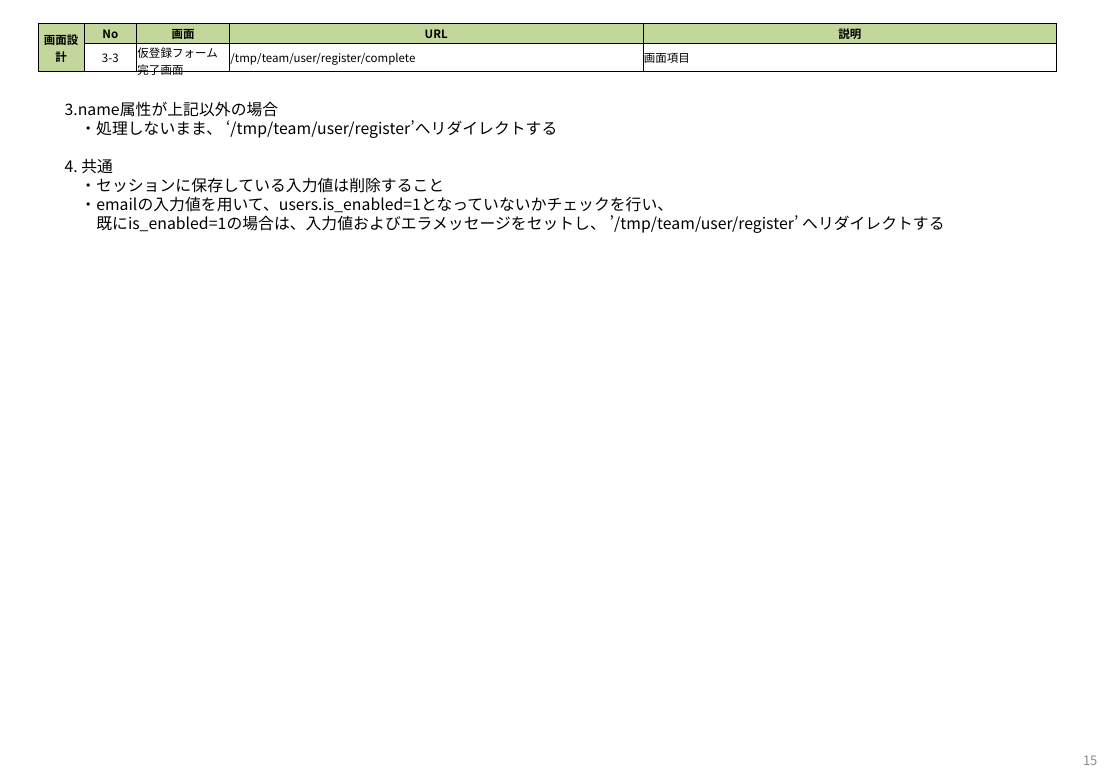
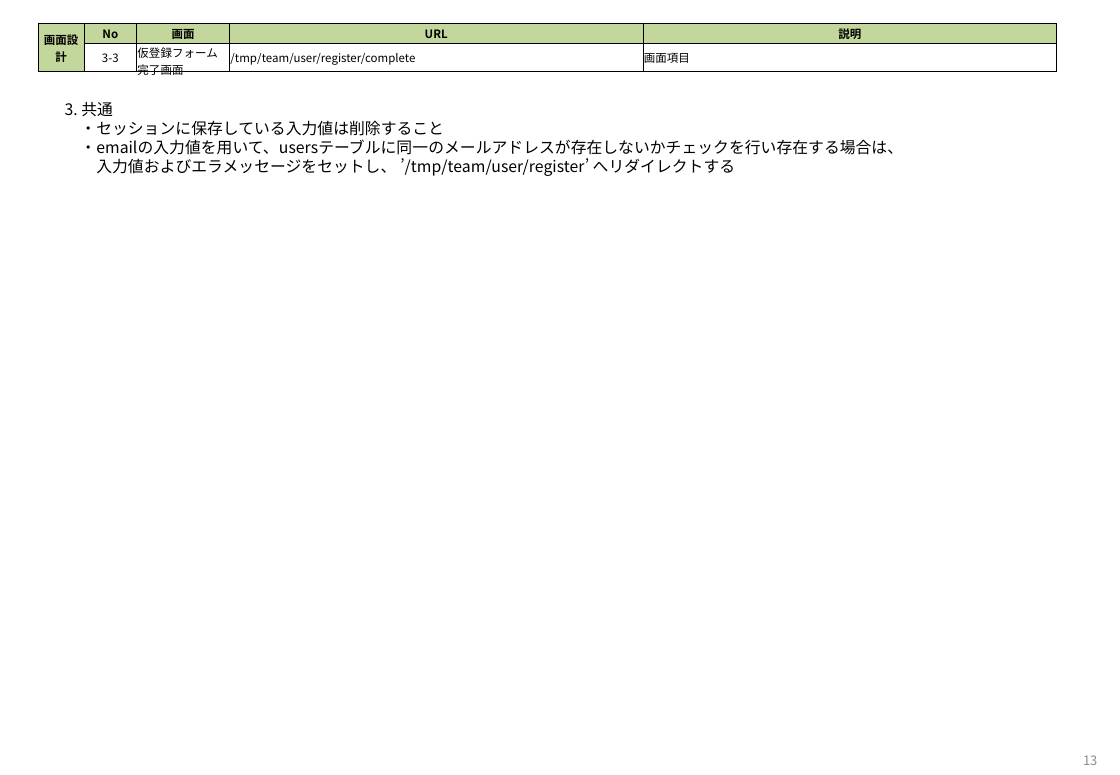
Before and after one commit to tooiea/OnLineDatingWithSportsApp, a slide deck: slide 13 of documents/OLDs_temp_team_user_register_document_spec.pptx (slide 15 before the commit). Drawn at 1120x775 pixels with LibreOffice and Linux fonts; fonts in the diff are those of the drawing. Boxes give left, top, right and bottom in pixels: in the first picture for what was removed or moved away, otherwise in the second. Text is boxed around its words. In the diff, an @@ line names an element or a change of style, - is before the commit and + after.

```diff
--- a/documents/OLDs_temp_team_user_register_document_spec.pptx
+++ b/documents/OLDs_temp_team_user_register_document_spec.pptx
@@ text at (65,102,113,116): text changed @@
-3.name属性が上記以外の場合
-・処理しないまま、 ‘/tmp/team/user/register’へリダイレクトする
-4. 共通
+3. 共通
@@ text at (80,139,903,176): text changed @@
-・emailの入力値を用いて、users.is_enabled=1となっていないかチェックを行い、
-既にis_enabled=1の場合は、入力値およびエラメッセージをセットし、 ’/tmp/team/user/register’ へリダイレクトする
+・emailの入力値を用いて、usersテーブルに同一のメールアドレスが存在しないかチェックを行い存在する場合は、
+入力値およびエラメッセージをセットし、 ’/tmp/team/user/register’ へリダイレクトする
@@ page number at (1083,755,1097,765): text changed @@
-15
+13
```
Also in this commit, not shown: 8 other slides changed, 2 slides removed, 4 other files.
